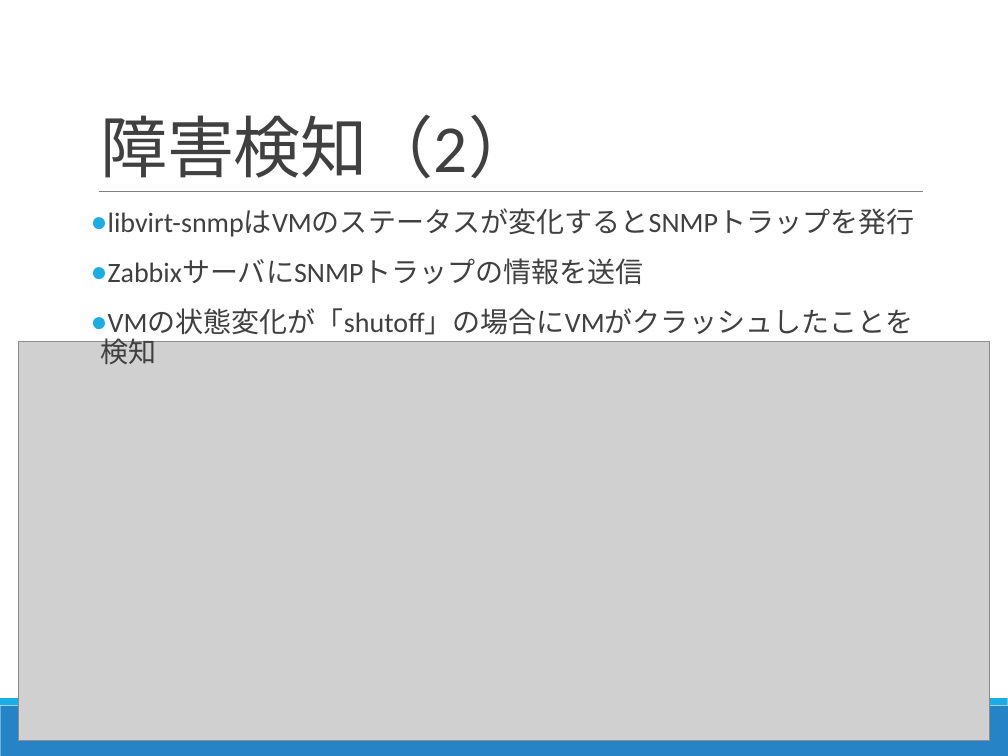
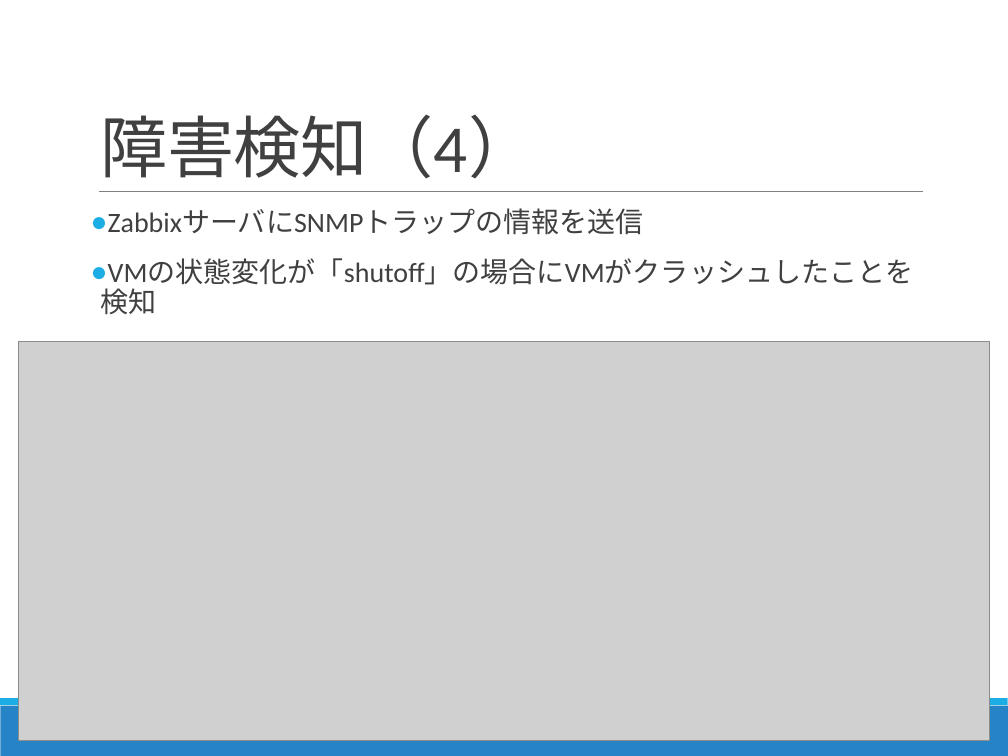
Before and after one commit to Kota0823/Document, a slide deck: slide 17 of 輪講2019-1_鈴木洸太.pptx (slide 15 before the commit). Drawn at 1008x756 pixels with LibreOffice and Linux fonts; fonts in the diff are those of the drawing; grey boxes stand for pictures. Boxes give left, top, right and bottom in pixels: in the first picture for what was removed or moved away, otherwise in the second. Text is boxed around its words. In the diff, an @@ line names an element or a change of style, - is before the commit and + after.

```diff
--- a/輪講2019-1_鈴木洸太.pptx
+++ b/輪講2019-1_鈴木洸太.pptx
@@ title at [101,114,535,179]: text changed @@
-障害検知（2）
+障害検知（4）
@@ text at [108,209,915,237]: paragraph removed @@
-● libvirt-snmpはVMのステータスが変化するとSNMPトラップを発行
```
Also in this commit, not shown: 5 other slides changed, 4 slides added, 3 other files.
